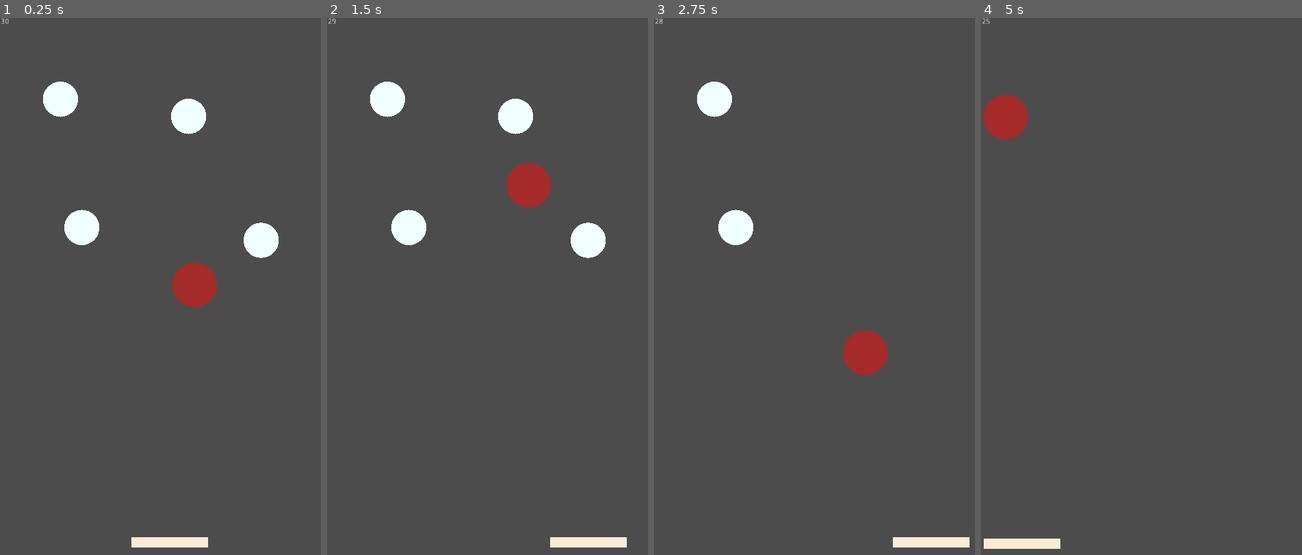
Above: before the commit, frames 1-4 (left to right).
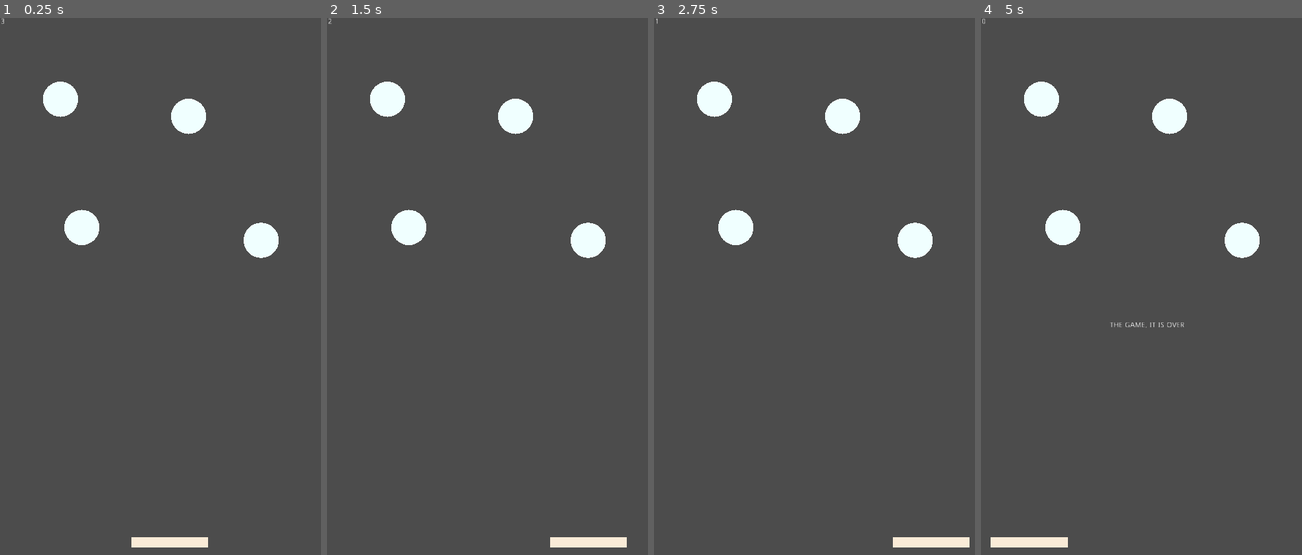
Above: after the commit, the same moments.

Repository: the-g-force/FamJam-September2020
Game: Godot game, scene res://src/TestLevel.tscn
Two runs of this game, one before a commit and one after it. Both use one fixed random seed, a clock stepped at 60 frames per second and the inputs below.
Inputs (mouse positions are in pixels of both pictures, inside the frame that each line leads up to):
- Up to frame 1 (0.25 s): no input
- Up to frame 2 (1.5 s): move the mouse to (558, 265) at 0.52 s; hold D (move_right) 0.53-1.28 s; click (558, 265) at 0.67 s; move the mouse to (423, 318) at 1.27 s; hold A (move_left) from 1.28 s (still down)
- Up to frame 3 (2.75 s): move the mouse to (846, 173) at 2.02 s; release A (move_left) at 2.03 s; hold D (move_right) from 2.03 s (still down)
- Up to frame 4 (5 s): move the mouse to (1125, 399) at 2.77 s; click (1125, 399) at 2.92 s; move the mouse to (1237, 372) at 3.52 s; release D (move_right) at 3.53 s; hold A (move_left) from 3.53 s (still down); move the mouse to (1045, 211) at 4.27 s

The runs differ from the first frame. In frame 1, 0.9% of the frame differs, in the area x 1-68%, y 0-54%; in frame 2, 0.9%; in frame 3, 2.0%; in frame 4, 3.4%, in the area x 0-87%, y 0-99%.
Error after the commit: Parse Error: The identifier "Trampoline" isn't declared in the current scope. (res://src/Squirrel.gd:21)

Commit message:
Use squirrel.stop() to stop squirrel
Previously, this was manipulating 'private' variables, which is N.G.

Diff:
--- a/project/project.godot
+++ b/project/project.godot
@@ -18,16 +18,10 @@
 "class": "Squirrel",
 "language": "GDScript",
 "path": "res://src/Squirrel.gd"
-}, {
-"base": "KinematicBody2D",
-"class": "Trampoline",
-"language": "GDScript",
-"path": "res://src/Trampoline.gd"
 } ]
 _global_script_class_icons={
 "Collectable": "",
-"Squirrel": "",
-"Trampoline": ""
+"Squirrel": ""
 }
 
 [application]
--- a/project/src/Squirrel.gd
+++ b/project/src/Squirrel.gd
@@ -7,8 +7,10 @@
 export var max_speed := 30.0
 export var speedmod := 1.1
 
+
 func _ready():
 	_base_speed = speed
+
 
 func _process(delta):
 	var collision := move_and_collide(_velocity * delta * speed)
@@ -21,5 +23,11 @@
 			print(str(speed))
 	update()
 
+
 func _draw():
 	draw_circle(Vector2.ZERO, $CollisionShape2D.shape.radius, Color.brown)
+
+
+# Can be called when the game is over and the squirrel should stop in-place.
+func stop():
+	_velocity = Vector2.ZERO
--- a/project/src/TestLevel.gd
+++ b/project/src/TestLevel.gd
@@ -22,4 +22,4 @@
 
 func _on_GameTimer_timeout():
 	_game_over_label.visible = true
-	_squirrel._velocity = Vector2.ZERO # Replace with function call!
+	_squirrel.stop()
--- a/project/src/TestLevel.tscn
+++ b/project/src/TestLevel.tscn
@@ -62,7 +62,7 @@
 shape = SubResource( 1 )
 
 [node name="GameTimer" type="Timer" parent="."]
-wait_time = 30.0
+wait_time = 3.0
 one_shot = true
 
 [node name="GameTimerLabel" type="Label" parent="."]
